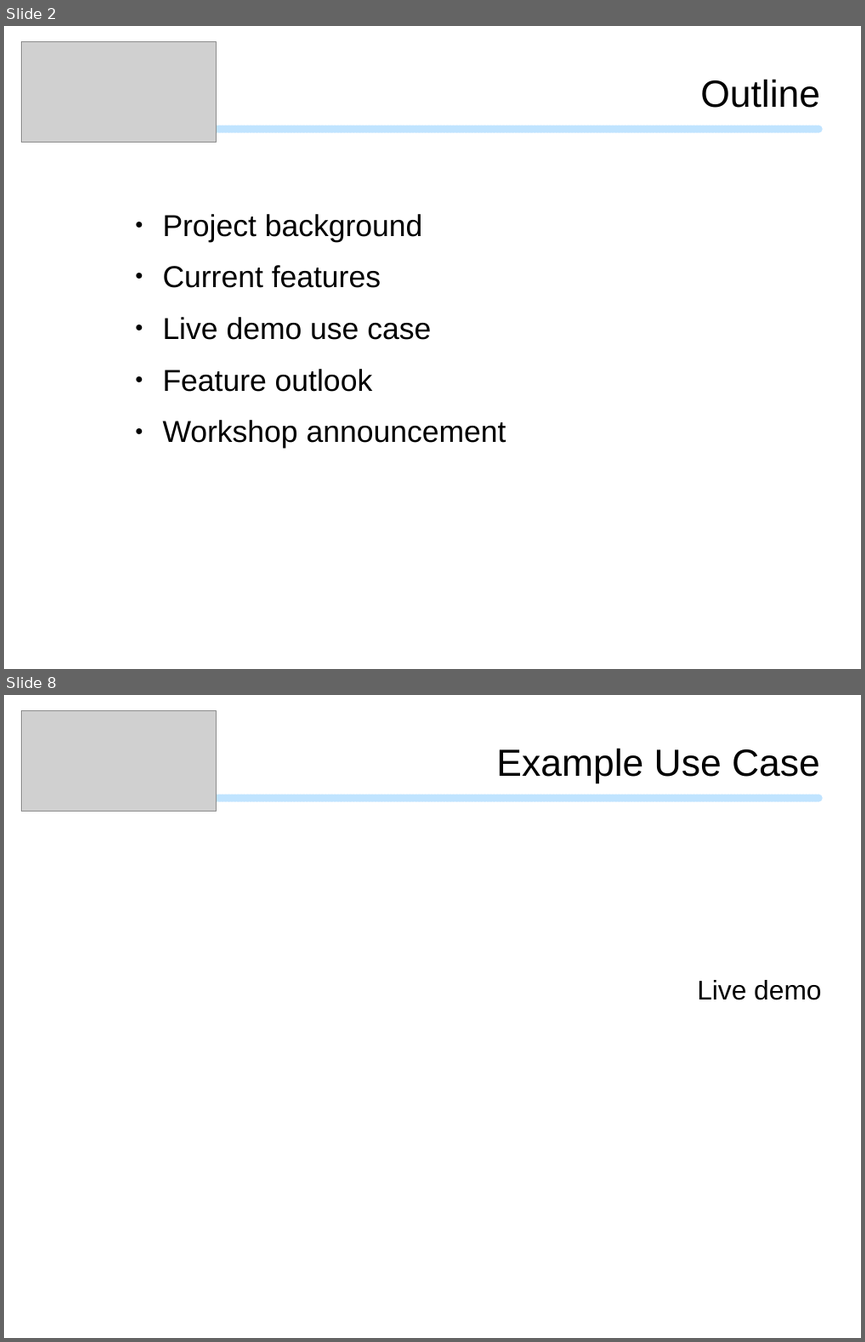
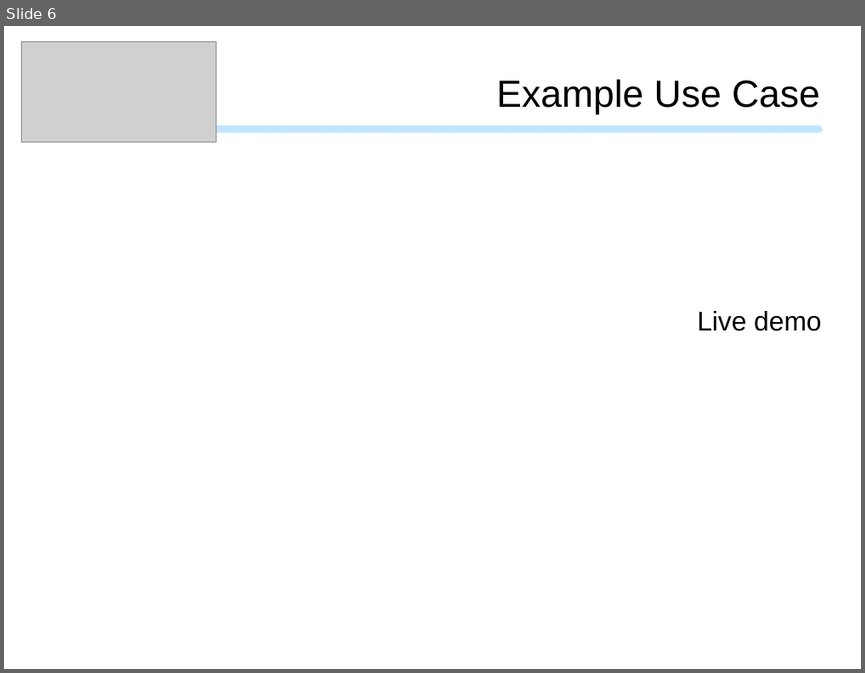
Before and after one commit to mpsonntag/prespost, a slide deck: 201911b_CNS_Seminar/CNS_Seminar_template.odp. Shown one above the other, each under a label of ours: slides 2 and 8 before the commit, slide 6 after it; the slides between them are not shown. The pictures are 865x1342 and 865x673 pixels, drawn with LibreOffice and Linux fonts; fonts in the diff are those of the drawing; grey boxes stand for pictures; background and template pictures are left out. Boxes give left, top, right and bottom in pixels: in the first picture for what was removed or moved away, otherwise in the second. Text is boxed around its words. In the diff, an @@ line names an element or a change of style, - is before the commit and + after.

```diff
--- a/201911b_CNS_Seminar/CNS_Seminar_template.odp
+++ b/201911b_CNS_Seminar/CNS_Seminar_template.odp
@@ slide 2 removed at (4,26,861,669), background #FFFFFF; not listed: 1 template element that a slide beside it also shows @@
@@ picture removed at (21,41,216,142) @@
@@ text removed at (700,79,820,108) @@
-Outline
@@ text removed at (163,214,506,448) @@
-● Project background
-● Current features
-● Live demo use case
-● Feature outlook
-● Workshop announcement
@@ what was slide 8 is now slide 6 @@
```
Also in this commit, not shown: 5 slides changed, 1 slide added, 4 other slides removed, 3 other files.
